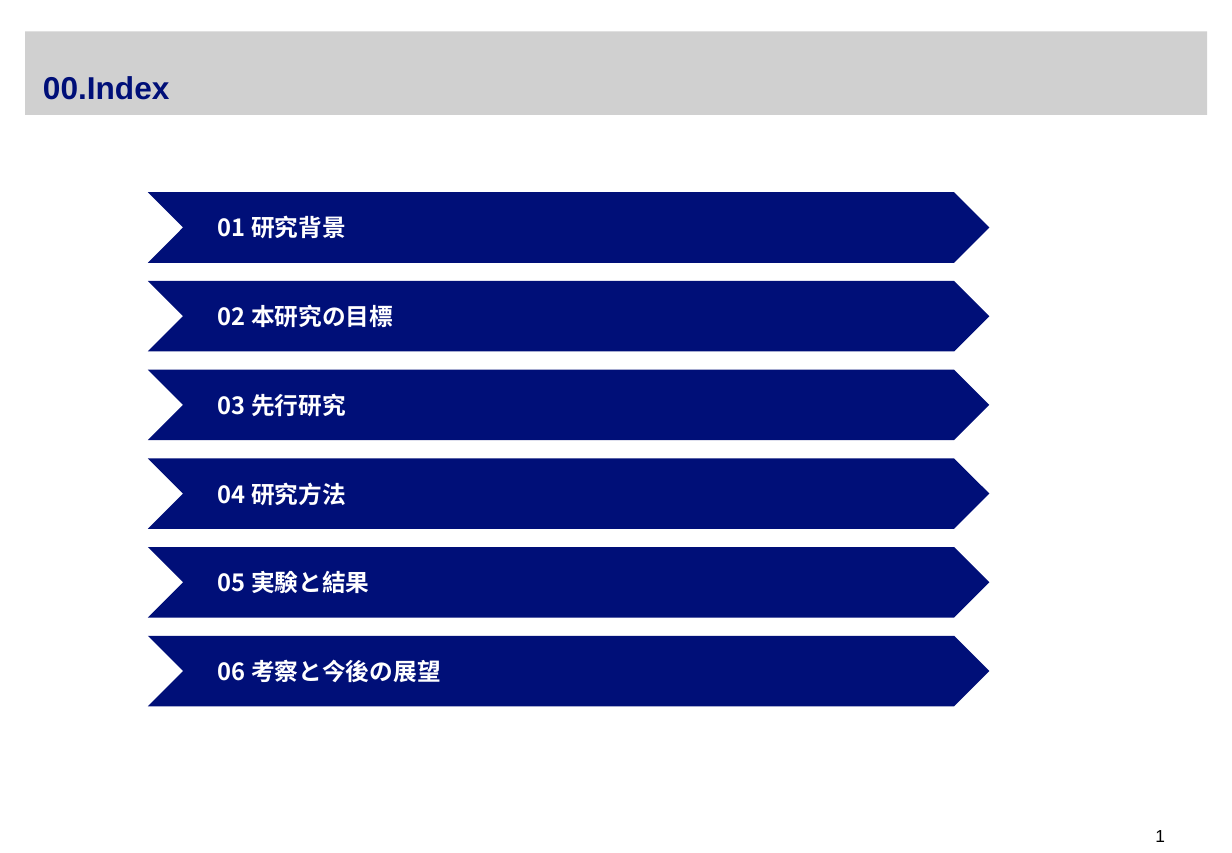
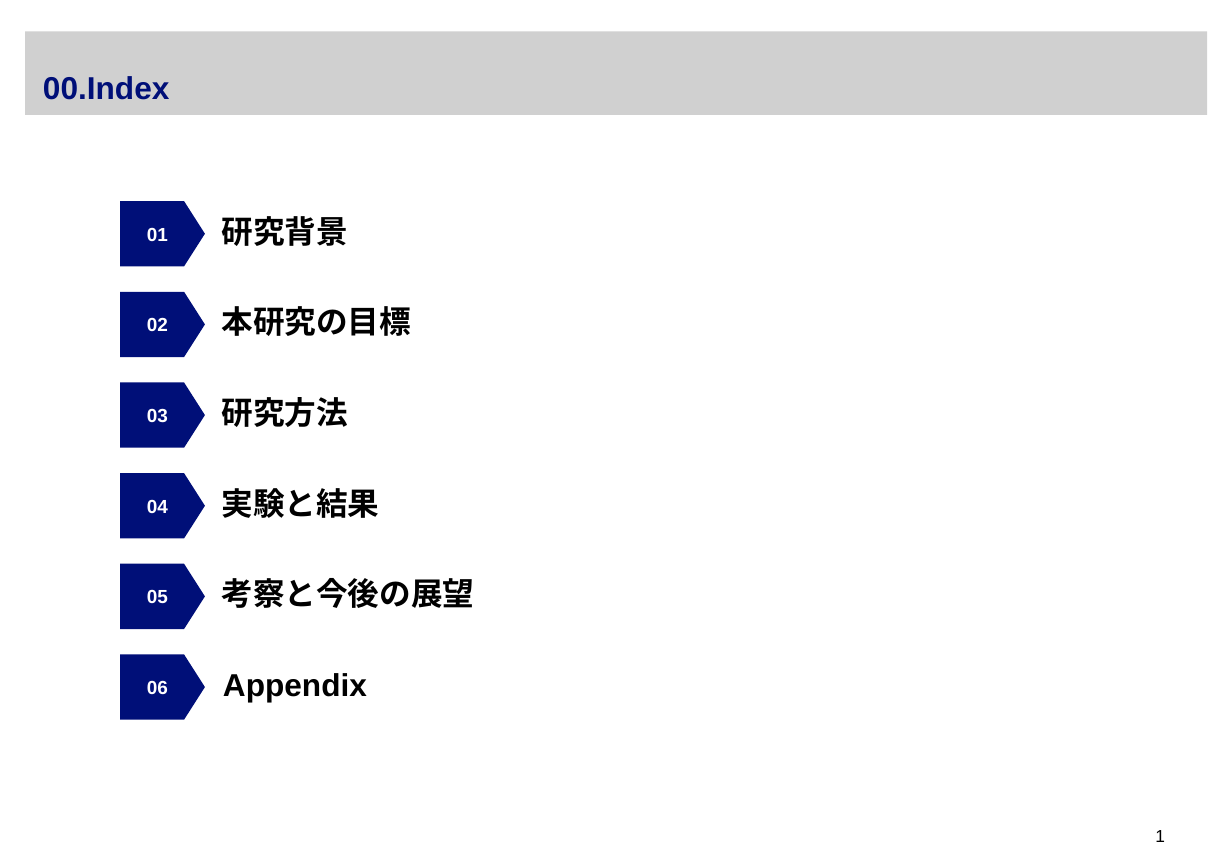
Before and after one commit to Harushirof/master_research, a slide deck: slide 2 of presentations/mid_term_202606/04_slides_draft/中間発表_スライド_v2.pptx. Drawn at 1232x853 pixels with LibreOffice and Linux fonts; fonts in the diff are those of the drawing; grey boxes stand for pictures. Boxes give left, top, right and bottom in pixels: in the first picture for what was removed or moved away, otherwise in the second. Text is boxed around its words. In the diff, an @@ line names an element or a change of style, - is before the commit and + after.

```diff
--- a/presentations/mid_term_202606/04_slides_draft/中間発表_スライド_v2.pptx
+++ b/presentations/mid_term_202606/04_slides_draft/中間発表_スライド_v2.pptx
@@ text "研究背景": place and size @@
-text "研究背景" at (148,192,990,263)
+text "研究背景" at (221,216,348,246)
@@ pentagon arrow added at (121,201,206,266), fill #000F78, 12 pt, text #FFFFFF, bold @@
+01
@@ text at (221,216,348,246): text changed; size 15 to 20 pt; font Noto Sans CJK JP to Arial; text colour #FFFFFF to #000000 @@
-01 研究背景
+研究背景
@@ text "本研究の目標": place and size @@
-text "本研究の目標" at (148,281,990,352)
+text "本研究の目標" at (221,306,411,336)
@@ pentagon arrow added at (121,292,206,357), fill #000F78, 12 pt, text #FFFFFF, bold @@
+02
@@ text at (221,306,411,336): text changed; size 15 to 20 pt; font Noto Sans CJK JP to Arial; text colour #FFFFFF to #000000 @@
-02 本研究の目標
+本研究の目標
@@ fill #000F78 to none in 5 elements at (221,306,411,336), (221,216,348,246), (221,578,474,608), (221,488,379,518), (221,397,348,427) @@
@@ text "研究方法": place and size @@
-text "研究方法" at (148,458,990,529)
+text "研究方法" at (221,397,348,427)
@@ pentagon arrow added at (121,382,206,447), fill #000F78, 12 pt, text #FFFFFF, bold @@
+03
@@ chevron removed at (148,370,990,440) @@
-03 先行研究
@@ text at (221,397,348,427): text changed; size 15 to 20 pt; font Noto Sans CJK JP to Arial; text colour #FFFFFF to #000000 @@
-04 研究方法
+研究方法
@@ text "実験と結果": place and size @@
-text "実験と結果" at (148,547,990,618)
+text "実験と結果" at (221,488,379,518)
@@ pentagon arrow added at (121,473,206,538), fill #000F78, 12 pt, text #FFFFFF, bold @@
+04
@@ text at (221,488,379,518): text changed; size 15 to 20 pt; font Noto Sans CJK JP to Arial; text colour #FFFFFF to #000000 @@
-05 実験と結果
+実験と結果
@@ text "考察と今後の展望": place and size @@
-text "考察と今後の展望" at (148,636,990,706)
+text "考察と今後の展望" at (221,578,474,608)
@@ pentagon arrow added at (121,564,206,629), fill #000F78, 12 pt, text #FFFFFF, bold @@
+05
@@ text at (221,578,474,608): text changed; size 15 to 20 pt; font Noto Sans CJK JP to Arial; text colour #FFFFFF to #000000 @@
-06 考察と今後の展望
+考察と今後の展望
@@ pentagon arrow added at (121,654,206,719), fill #000F78, 12 pt, text #FFFFFF, bold @@
+06
@@ text added at (223,673,367,702), 20 pt, text #000000, bold @@
+Appendix
```
Also in this commit, not shown: 1 other slide changed, 1 slide added, 8 other files.
